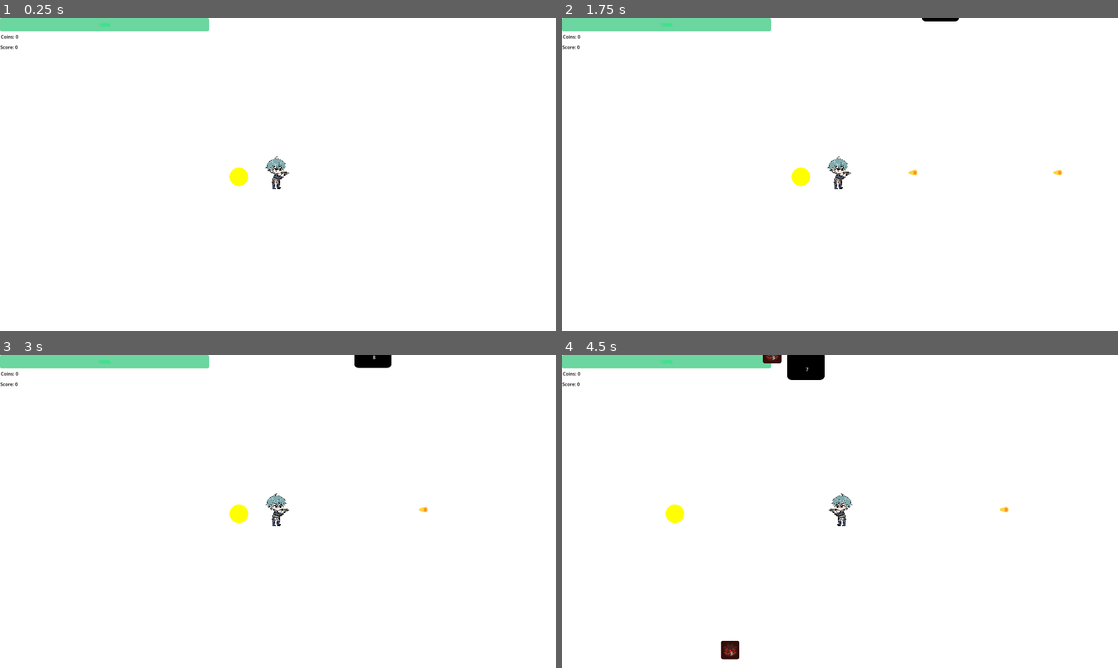
Above: before the commit, frames 1-4 (two rows, left to right).
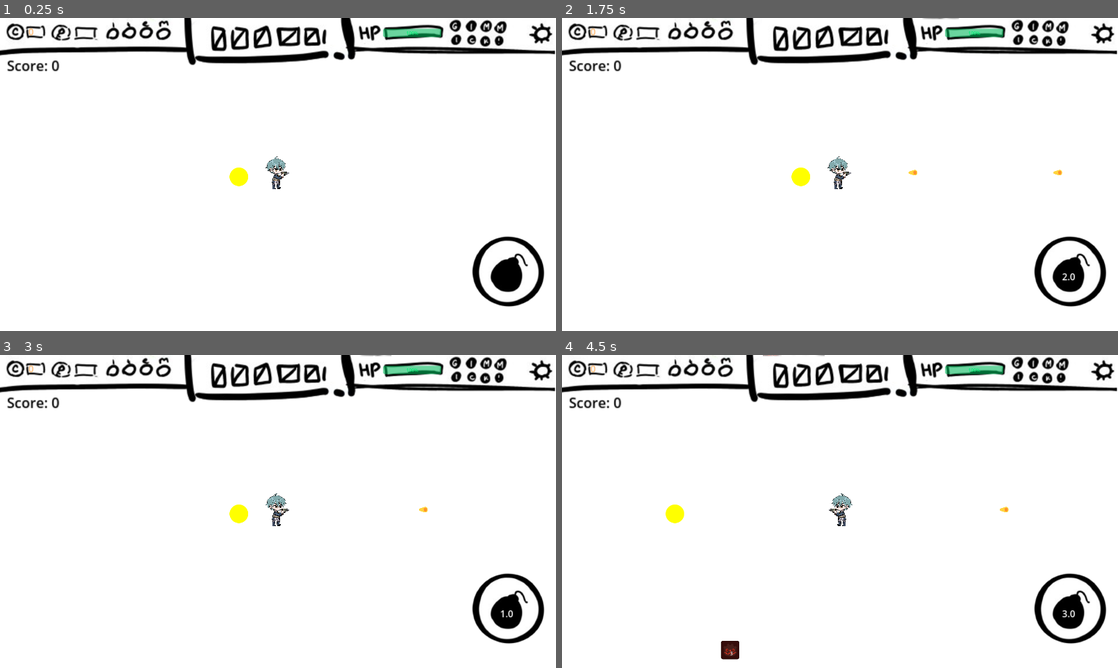
Above: after the commit, the same moments.

Repository: deutandev/survival-shooter
Game: Godot game, scene res://environment/map.tscn
Two runs of this game, one before a commit and one after it. Both use one fixed random seed, a clock stepped at 60 frames per second and the inputs below.
Inputs (mouse positions are in pixels of both pictures, inside the frame that each line leads up to):
- Up to frame 1 (0.25 s): no input
- Up to frame 2 (1.75 s): click (1073, 271) at 0.52 s; click (1073, 271) at 1.25 s, where only the run after the commit has a clickable "3.0"
- Up to frame 3 (3 s): click (511, 608) at 2 s, where only the run after the commit has a clickable "2.0"; click (511, 608) at 2.75 s, where only the run after the commit has a clickable "1.0"
- Up to frame 4 (4.5 s): tap Enter at 3.5 s; move the mouse to (962, 495) at 3.52 s; hold D (move_right) 3.53-4.25 s; tap E (interact) at 3.6 s; click (962, 495) at 3.67 s; drag from (728, 527) to (851, 508) at 4.27 s

The runs differ from the first frame. In frame 1, 8.0% of the frame differs, in the area x 0-100%, y 0-93%; in frame 2, 8.1%; in frame 3, 8.2%; in frame 4, 8.4%.

Commit message:
menu and ulti button

Diff:
--- a/characters/player/player.gd
+++ b/characters/player/player.gd
@@ -1,6 +1,9 @@
 extends CharacterBody2D
 class_name Player
 
+signal player_died
+signal bomb_cooldown_started(duration: float)
+signal bomb_cooldown_ended()
 @export var speed: float = 600.0
 @onready var health: HealthManager = %HealthManager
 @onready var hurt_manager: HurtManager = %HurtManager
@@ -32,24 +35,23 @@
 func _physics_process(delta: float) -> void:
 	get_input()
 	move_and_slide()
-	if Input.is_action_just_pressed("interact") and can_use_bomb:
+	if Input.is_action_just_pressed("interact"):
 		use_bomb()
 
 func use_bomb():
 	if !can_use_bomb or !bomb:
 		return
-
 	can_use_bomb = false
-
-	# Reuse bomb — reposition + reactivate
 	bomb.reset(global_position)
-
+	emit_signal("bomb_cooldown_started", bomb_cooldown)
 	await get_tree().create_timer(bomb_cooldown).timeout
 	can_use_bomb = true
+	emit_signal("bomb_cooldown_ended")
 
 func on_player_death():
+	player_died.emit()
 	#await get_tree().create_timer(1.0).timeout
-	call_deferred("go_to_menu")
+	#call_deferred("go_to_menu")
 
-func go_to_menu():
-	get_tree().change_scene_to_file("res://environment/mainMenu.tscn")
+#func go_to_menu():
+	#get_tree().change_scene_to_file("res://environment/main_menu/mainMenu.tscn")
--- a/characters/player/player.tscn
+++ b/characters/player/player.tscn
@@ -6,6 +6,21 @@
 [ext_resource type="Texture2D" uid="uid://djna3brwtph2v" path="res://characters/player/sprites/player_idle.png" id="3_c6leb"]
 [ext_resource type="PackedScene" uid="uid://cv8rforp2qx3w" path="res://pistol/gun.tscn" id="3_exd8k"]
 [ext_resource type="PackedScene" uid="uid://d36roq5bjt4cv" path="res://skills/bomb.tscn" id="6_c6leb"]
+
+[sub_resource type="Animation" id="Animation_dirf7"]
+length = 0.001
+tracks/0/type = "value"
+tracks/0/imported = false
+tracks/0/enabled = true
+tracks/0/path = NodePath("Sprite2D:frame")
+tracks/0/interp = 1
+tracks/0/loop_wrap = true
+tracks/0/keys = {
+"times": PackedFloat32Array(0),
+"transitions": PackedFloat32Array(1),
+"update": 1,
+"values": [0]
+}
 
 [sub_resource type="Animation" id="Animation_c6leb"]
 resource_name = "idle"
@@ -22,21 +37,6 @@
 "transitions": PackedFloat32Array(1, 1, 1, 1),
 "update": 1,
 "values": [0, 1, 2, 0]
-}
-
-[sub_resource type="Animation" id="Animation_dirf7"]
-length = 0.001
-tracks/0/type = "value"
-tracks/0/imported = false
-tracks/0/enabled = true
-tracks/0/path = NodePath("Sprite2D:frame")
-tracks/0/interp = 1
-tracks/0/loop_wrap = true
-tracks/0/keys = {
-"times": PackedFloat32Array(0),
-"transitions": PackedFloat32Array(1),
-"update": 1,
-"values": [0]
 }
 
 [sub_resource type="AnimationLibrary" id="AnimationLibrary_idpv6"]
--- a/environment/label_manager.gd
+++ b/environment/label_manager.gd
@@ -11,7 +11,7 @@
 	update_score_label(Game_Stats.score)
 
 func update_coin_label(new_value: int):
-	coin_total_label.text = "Coins: " + str(new_value)
+	coin_total_label.text = str(new_value)
 
 func update_score_label(new_value: int):
 	score_total_label.text = "Score: " + str(new_value)
--- a/environment/mainMenu.tscn
+++ b/environment/main_menu/mainMenu.tscn
@@ -1,36 +1,41 @@
-[gd_scene load_steps=2 format=3 uid="uid://bj2je6nv2vokx"]
+[gd_scene load_steps=3 format=3 uid="uid://bj2je6nv2vokx"]
 
-[ext_resource type="Script" uid="uid://6wsjpecejnx5" path="res://environment/button_manager.gd" id="1_uank7"]
+[ext_resource type="Texture2D" uid="uid://b1jwnwu05ntcg" path="res://environment/main_menu/MainMenu.jpg" id="1_oynim"]
+[ext_resource type="Script" uid="uid://6wsjpecejnx5" path="res://environment/main_menu/button_manager.gd" id="1_uank7"]
 
 [node name="MainMenu" type="Node2D"]
 
 [node name="CanvasLayer" type="CanvasLayer" parent="."]
 
 [node name="ColorRect" type="ColorRect" parent="CanvasLayer"]
+visible = false
 offset_right = 1237.0
 offset_bottom = 709.0
+
+[node name="MainMenu" type="Sprite2D" parent="CanvasLayer"]
+position = Vector2(961, 542)
+texture = ExtResource("1_oynim")
 
 [node name="ButtonManager" type="Node2D" parent="CanvasLayer"]
 script = ExtResource("1_uank7")
 
 [node name="Start" type="Button" parent="CanvasLayer/ButtonManager"]
-modulate = Color(0.254902, 1, 1, 1)
+modulate = Color(0.254902, 1, 1, 0.223529)
 light_mask = 0
 visibility_layer = 524288
-offset_left = 515.0
-offset_top = 206.0
-offset_right = 766.0
-offset_bottom = 338.0
-text = "Play"
+offset_left = 1244.0
+offset_top = 148.0
+offset_right = 1577.0
+offset_bottom = 432.0
 
 [node name="Quit" type="Button" parent="CanvasLayer/ButtonManager"]
 modulate = Color(0.254902, 1, 1, 1)
 light_mask = 0
 visibility_layer = 524288
-offset_left = 479.0
-offset_top = 386.0
-offset_right = 764.0
-offset_bottom = 537.0
+offset_left = 1637.0
+offset_top = 5.0
+offset_right = 1922.0
+offset_bottom = 156.0
 text = "Quit
 "
 
--- a/environment/map.tscn
+++ b/environment/map.tscn
@@ -1,13 +1,19 @@
-[gd_scene load_steps=10 format=3 uid="uid://ci7o2hwcenyhx"]
+[gd_scene load_steps=16 format=3 uid="uid://ci7o2hwcenyhx"]
 
 [ext_resource type="PackedScene" uid="uid://dhpintm4oouv3" path="res://characters/player/player.tscn" id="1_8viek"]
 [ext_resource type="Script" uid="uid://by3uf4ticsjm2" path="res://environment/map.gd" id="1_fp5rb"]
+[ext_resource type="Texture2D" uid="uid://bptwnf5qa7614" path="res://environment/game_panel.png" id="2_aacnv"]
 [ext_resource type="Script" uid="uid://bvdghlnculcbc" path="res://environment/health_bar.gd" id="2_ml8jp"]
-[ext_resource type="Script" path="res://environment/label_manager.gd" id="3_i4838"]
+[ext_resource type="Script" uid="uid://wtnvja7gb1yt" path="res://environment/label_manager.gd" id="3_i4838"]
+[ext_resource type="Texture2D" uid="uid://b74afqc8gfkyq" path="res://environment/bomb_button.png" id="4_sd800"]
 [ext_resource type="PackedScene" uid="uid://6fjm0d64g61c" path="res://drop_item/coin.tscn" id="5_ml8jp"]
+[ext_resource type="Script" uid="uid://cwv55w6bu3swa" path="res://environment/ult_button.gd" id="5_pvoq3"]
+[ext_resource type="Texture2D" uid="uid://bnapesubuvrch" path="res://environment/gameover_text.png" id="5_vp37v"]
 [ext_resource type="PackedScene" uid="uid://dj2625ljimjkr" path="res://pooling/object_pool.tscn" id="7_ji8xv"]
 [ext_resource type="PackedScene" uid="uid://cce0ntpr7nmft" path="res://characters/enemies/mobs/tank.tscn" id="7_sd800"]
 [ext_resource type="PackedScene" uid="uid://5knwhkryyy4s" path="res://characters/enemies/mobs/vanguard.tscn" id="9_lcdfg"]
+[ext_resource type="Texture2D" uid="uid://cb1jnqp2fbwtd" path="res://environment/sketch_past1.jpg" id="11_lcdfg"]
+[ext_resource type="Script" uid="uid://b81v8y1eja7r6" path="res://environment/ui_manager.gd" id="13_v5ifb"]
 
 [sub_resource type="Curve2D" id="Curve2D_3sytr"]
 _data = {
@@ -27,35 +33,95 @@
 offset_right = 2016.0
 offset_bottom = 1097.0
 
-[node name="PlayerHealthBar" type="ProgressBar" parent="CanvasLayer" node_paths=PackedStringArray("target_node")]
+[node name="SketchPast1" type="Sprite2D" parent="CanvasLayer"]
+visible = false
+position = Vector2(960, 541)
+texture = ExtResource("11_lcdfg")
+
+[node name="CanvasLayer3" type="CanvasLayer" parent="."]
+
+[node name="GamePanel" type="Sprite2D" parent="CanvasLayer3"]
+top_level = true
+light_mask = 512
+visibility_layer = 512
+z_index = 2
+position = Vector2(957, 93)
+texture = ExtResource("2_aacnv")
+
+[node name="UltButton" type="TextureButton" parent="CanvasLayer3" node_paths=PackedStringArray("player")]
+offset_left = 1615.0
+offset_top = 745.0
+offset_right = 1899.0
+offset_bottom = 1014.0
+toggle_mode = true
+button_pressed = true
+texture_normal = ExtResource("4_sd800")
+stretch_mode = 5
+script = ExtResource("5_pvoq3")
+player = NodePath("../../Player")
+
+[node name="cooldown_label" type="Label" parent="CanvasLayer3/UltButton"]
+unique_name_in_owner = true
+offset_left = 70.0
+offset_top = 124.0
+offset_right = 136.0
+offset_bottom = 149.0
+scale = Vector2(2, 2)
+text = "0.0"
+horizontal_alignment = 1
+
+[node name="gameover_panel" type="Node2D" parent="CanvasLayer3"]
+unique_name_in_owner = true
+visible = false
+
+[node name="Panel" type="Panel" parent="CanvasLayer3/gameover_panel"]
+offset_left = -44.0
+offset_top = -29.0
+offset_right = 2029.0
+offset_bottom = 1103.0
+
+[node name="GameoverText" type="Sprite2D" parent="CanvasLayer3/gameover_panel"]
+position = Vector2(990, 519.5)
+scale = Vector2(1.48553, 1.5586)
+texture = ExtResource("5_vp37v")
+
+[node name="CanvasLayer2" type="CanvasLayer" parent="."]
+
+[node name="PlayerHealthBar" type="ProgressBar" parent="CanvasLayer2" node_paths=PackedStringArray("target_node")]
 modulate = Color(0, 1, 0.486275, 1)
-offset_right = 722.0
-offset_bottom = 46.0
+top_level = true
+light_mask = 512
+visibility_layer = 512
+z_index = 2
+offset_left = 1323.0
+offset_top = 37.0
+offset_right = 1524.0
+offset_bottom = 66.0
 value = 100.0
 script = ExtResource("2_ml8jp")
 target_node = NodePath("../../Player")
-
-[node name="CanvasLayer2" type="CanvasLayer" parent="."]
 
 [node name="LabelCode" type="Node2D" parent="CanvasLayer2"]
 script = ExtResource("3_i4838")
 
 [node name="CoinTotal" type="Label" parent="CanvasLayer2/LabelCode"]
 unique_name_in_owner = true
-modulate = Color(0, 0, 0, 1)
-offset_left = 3.0
-offset_top = 53.0
-offset_right = 156.0
-offset_bottom = 76.0
-text = "Coin: "
+modulate = Color(1, 0.717647, 0.443137, 1)
+offset_left = 98.0
+offset_top = 24.0
+offset_right = 184.0
+offset_bottom = 47.0
+scale = Vector2(2, 2)
+text = "00"
 
 [node name="ScoreTotal" type="Label" parent="CanvasLayer2/LabelCode"]
 unique_name_in_owner = true
 modulate = Color(0, 0, 0, 1)
-offset_left = 1.0
-offset_top = 89.0
-offset_right = 145.0
-offset_bottom = 112.0
+offset_left = 24.0
+offset_top = 129.0
+offset_right = 168.0
+offset_bottom = 152.0
+scale = Vector2(3, 3)
 text = "Score:"
 
 [node name="Player" parent="." instance=ExtResource("1_8viek")]
@@ -85,4 +151,9 @@
 [node name="VanguardPool" parent="." instance=ExtResource("7_ji8xv")]
 object_scene = ExtResource("9_lcdfg")
 
+[node name="UIManager" type="Node2D" parent="." node_paths=PackedStringArray("player")]
+script = ExtResource("13_v5ifb")
+player = NodePath("../Player")
+
+[connection signal="pressed" from="CanvasLayer3/UltButton" to="CanvasLayer3/UltButton" method="_on_pressed"]
 [connection signal="timeout" from="MobSpawnTimer" to="." method="_on_spawn_timer_timeout"]
--- /dev/null
+++ b/environment/ui_manager.gd
@@ -0,0 +1,19 @@
+extends Node2D
+
+@onready var gameover_panel = %gameover_panel
+@export var player : CharacterBody2D
+
+func _ready():
+	gameover_panel.visible = false
+	player.player_died.connect(_on_player_died)
+
+func _on_player_died():
+	get_tree().paused = true
+	gameover_panel.visible = true
+
+	call_deferred("_return_to_main_menu")
+
+func _return_to_main_menu():
+	await get_tree().create_timer(3.0, true).timeout
+	get_tree().paused = false
+	get_tree().change_scene_to_file("res://environment/main_menu/mainMenu.tscn")
--- /dev/null
+++ b/environment/ult_button.gd
@@ -0,0 +1,34 @@
+extends TextureButton
+class_name UltButton
+
+@export var player: CharacterBody2D
+@onready var cooldown_label = $cooldown_label
+var time_left := 0.0
+var active := false
+
+func _ready():
+	_end_cooldown()
+	player.bomb_cooldown_started.connect(_start_cooldown)
+	player.bomb_cooldown_ended.connect(_end_cooldown)
+
+func _process(delta):
+	if active:
+		time_left -= delta
+		if time_left > 0:
+			cooldown_label.text = str(ceil(time_left))
+		else:
+			_end_cooldown()
+
+func _start_cooldown(duration: float):
+	time_left = duration
+	active = true
+	cooldown_label.visible = true
+	cooldown_label.text = str(ceil(duration))
+
+func _end_cooldown():
+	active = false
+	cooldown_label.text = ""
+	cooldown_label.visible = false
+
+func _on_pressed() -> void:
+	player.use_bomb()
Not shown, changed: addons/resources_spreadsheet_view/saved_state.json
Binary file added: environment/bomb_button.png
Not shown, added: environment/bomb_button.png.import
Binary file added: environment/game_panel.png
Not shown, added: environment/game_panel.png.import
Binary file added: environment/gameover_text.png
Not shown, added: environment/gameover_text.png.import
Binary file added: environment/main_menu/MainMenu.jpg
Not shown, added: environment/main_menu/MainMenu.jpg.import
Renamed: environment/button_manager.gd -> environment/main_menu/button_manager.gd
Renamed: environment/button_manager.gd.uid -> environment/main_menu/button_manager.gd.uid
Binary file added: environment/sketch_past1.jpg
(and 3 more such lines)
